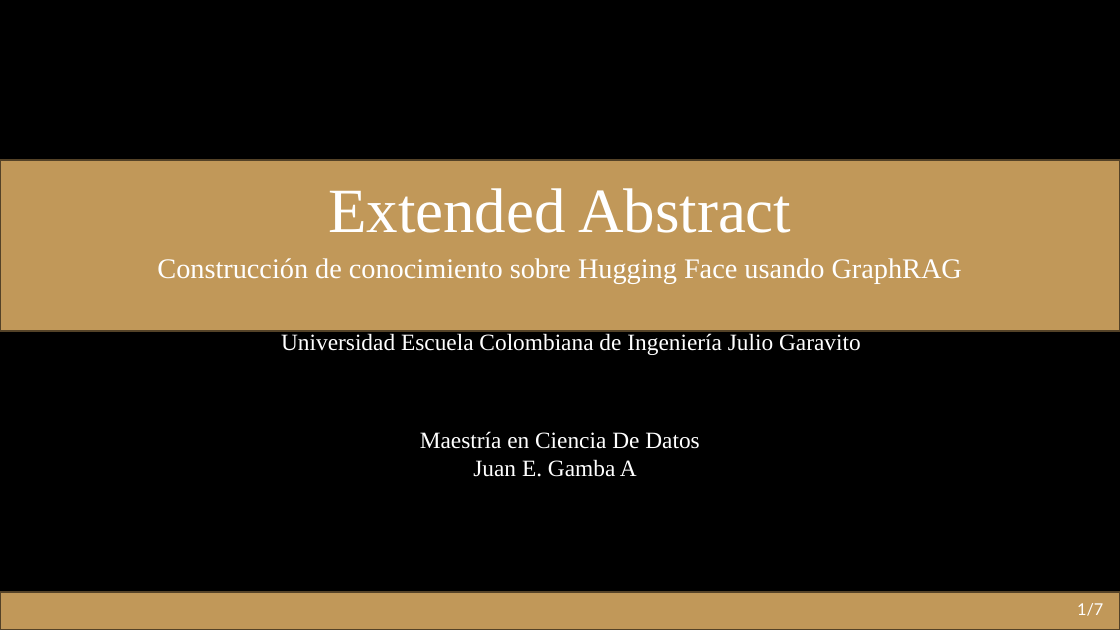
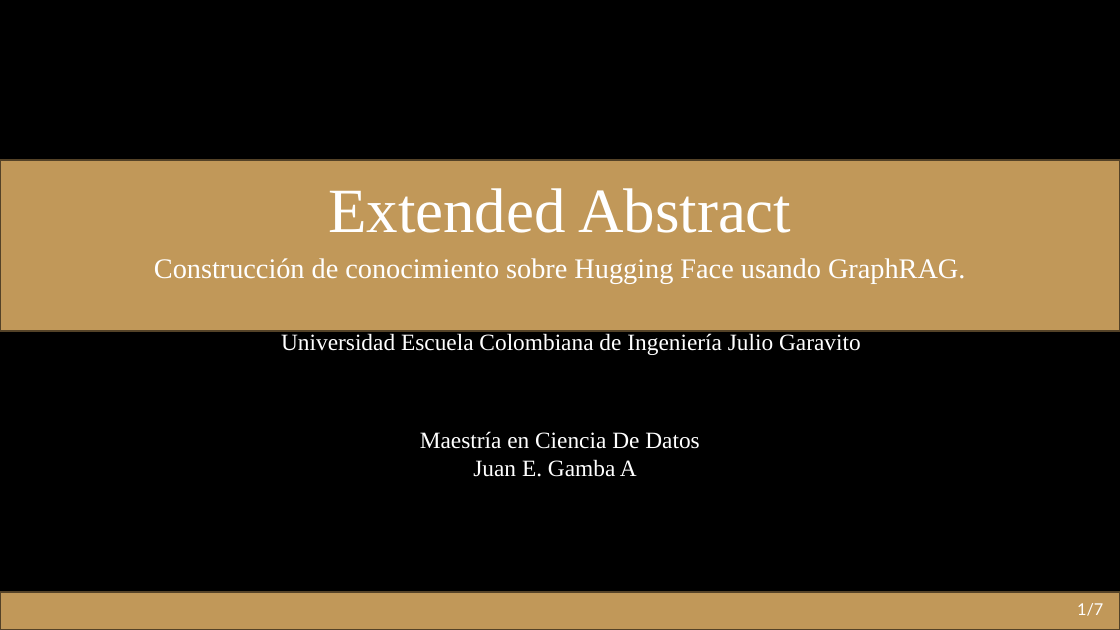
Before and after one commit to juan-aguilera/SEDI_TG, a slide deck: slide 1 of Extendend Abstract.pptx. Drawn at 1120x630 pixels with LibreOffice and Linux fonts; fonts in the diff are those of the drawing. Boxes give left, top, right and bottom in pixels: in the first picture for what was removed or moved away, otherwise in the second. Text is boxed around its words. In the diff, an @@ line names an element or a change of style, - is before the commit and + after.

```diff
--- a/Extendend Abstract.pptx
+++ b/Extendend Abstract.pptx
@@ title at bbox=[154, 188, 965, 283]: text changed @@
-Extended Abstract
-Construcción de conocimiento sobre Hugging Face usando GraphRAG
+Extended Abstract
+Construcción de conocimiento sobre Hugging Face usando GraphRAG.
```
Also in this commit, not shown: 1 other file.
